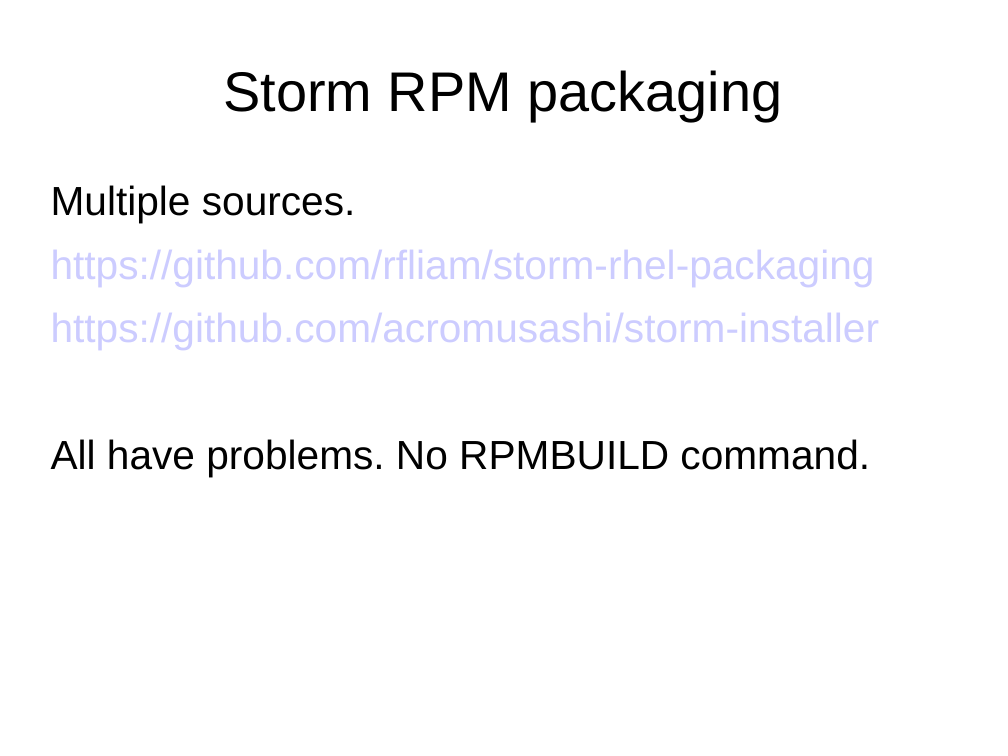
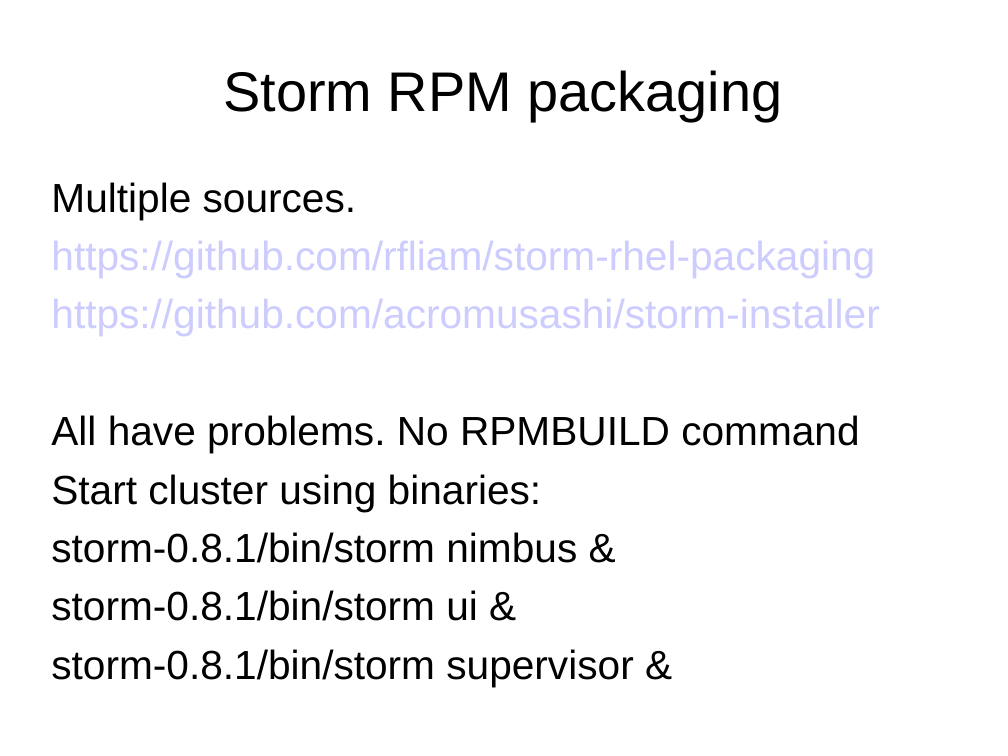
Before and after one commit to dougc333/storm, a slide deck: slide 27 of Storm.ppt (slide 18 before the commit). Drawn at 1008x756 pixels with LibreOffice and Linux fonts; fonts in the diff are those of the drawing. Boxes give left, top, right and bottom in pixels: in the first picture for what was removed or moved away, otherwise in the second. Text is boxed around its words. In the diff, an @@ line names an element or a change of style, - is before the commit and + after.

```diff
--- a/Storm.ppt
+++ b/Storm.ppt
@@ text at <box>51,182,879,336</box>: indent changed; line spacing 0.93 to 0.83 @@
@@ text at <box>51,415,859,687</box>: text changed @@
-All have problems. No RPMBUILD command.
+All have problems. No RPMBUILD command
+Start cluster using binaries:
+storm-0.8.1/bin/storm nimbus &
+storm-0.8.1/bin/storm ui &
+storm-0.8.1/bin/storm supervisor &
```
Also in this commit, not shown: 15 other slides changed, 13 slides added, 2 slides removed, 11 other files.
